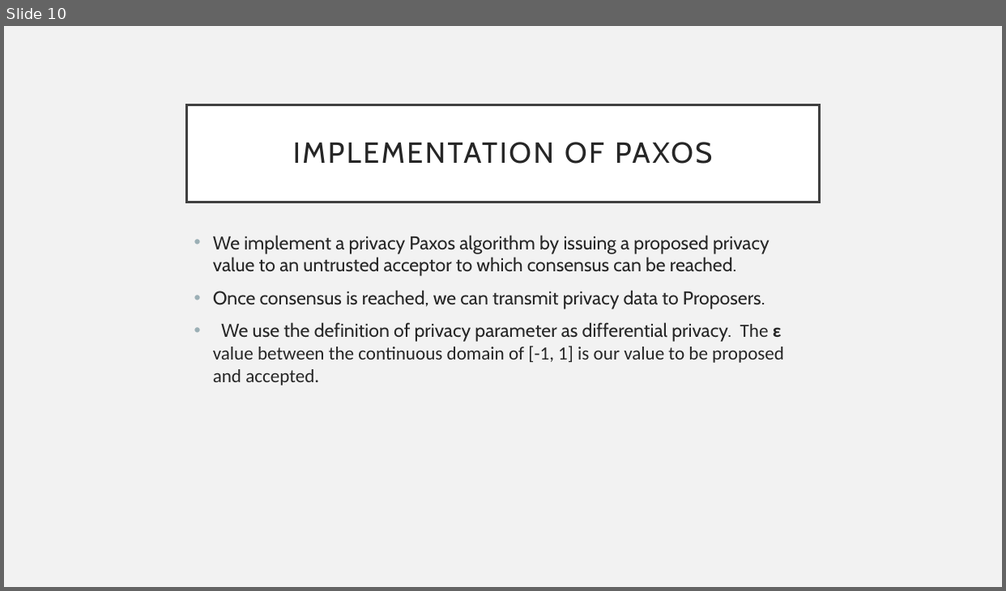
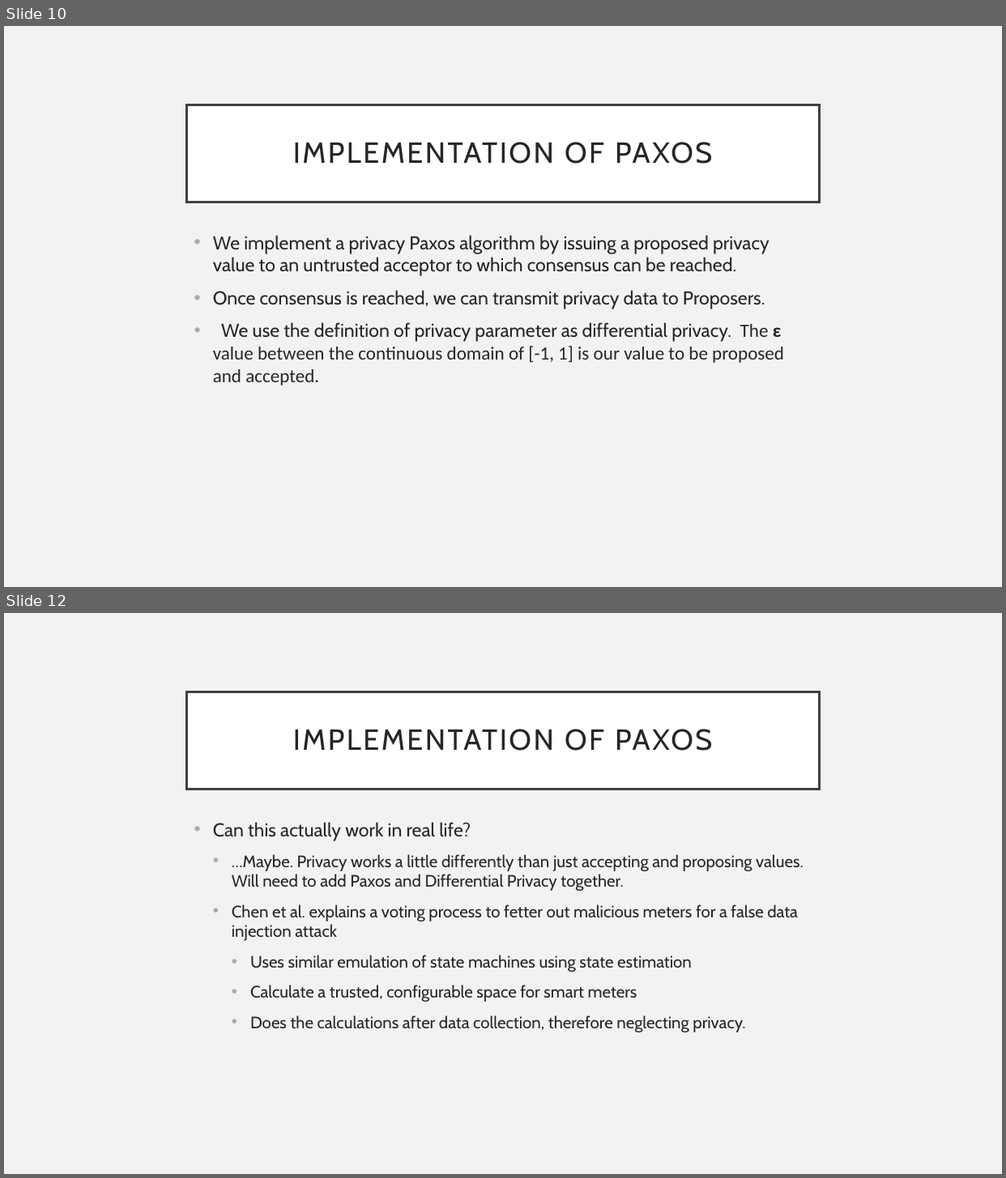
Before and after one commit to CodeFluent/Notes, a slide deck: CS-6220/hw/Grad_Project/Paxos Algorithm.pptx. Shown one above the other, each under a label of ours: slide 10 before the commit, slides 10 and 12 after it; the slides between them are not shown. The pictures are 1006x591 and 1006x1178 pixels, drawn with LibreOffice and Linux fonts; fonts in the diff are those of the drawing. Boxes give left, top, right and bottom in pixels: in the first picture for what was removed or moved away, otherwise in the second. Text is boxed around its words. In the diff, an @@ line names an element or a change of style, - is before the commit and + after.

```diff
--- a/CS-6220/hw/Grad_Project/Paxos Algorithm.pptx
+++ b/CS-6220/hw/Grad_Project/Paxos Algorithm.pptx
@@ slide 12 added at box(4, 613, 1002, 1174), background #F2F2F2 @@
@@ title added at box(187, 692, 819, 789), fill #FFFFFF, outline #404040 2.5 pt, 28 pt, text #262626 @@
+IMPLEMENTATION OF PAXOS
@@ text added at box(213, 822, 803, 1033), 16 pt, text #262626 @@
+• Can this actually work in real life?
+  • …Maybe. Privacy works a little differently than just accepting and proposing values. Will need to add Paxos and Differential Privacy together.
+  • Chen et al. explains a voting process to fetter out malicious meters for a false data injection attack
+    • Uses similar emulation of state machines using state estimation
+    • Calculate a trusted, configurable space for smart meters
+    • Does the calculations after data collection, therefore neglecting privacy.
```
Also in this commit, not shown: 2 slides changed, 1 other slide added, 1 other file.
